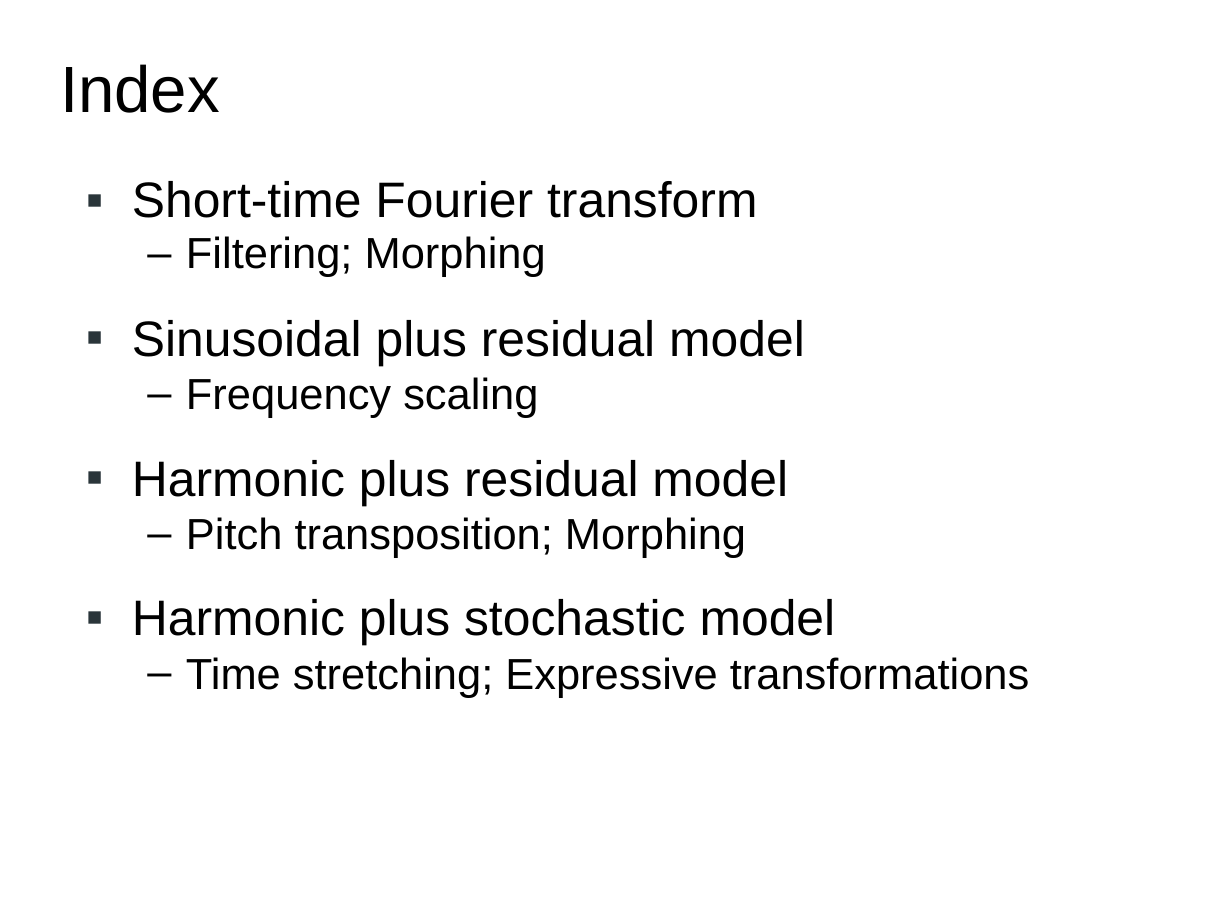
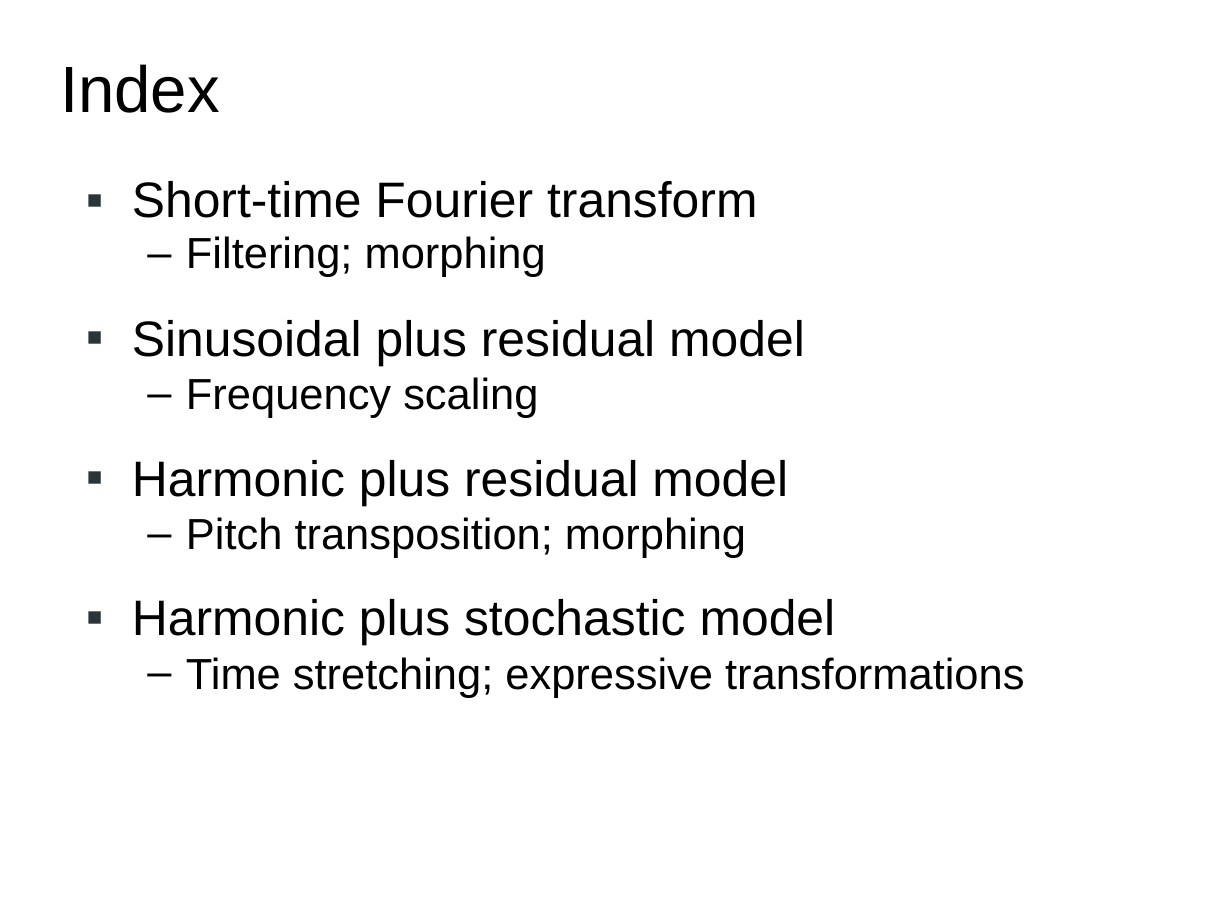
Before and after one commit to MTG/sms-tools, a slide deck: slide 2 of teaching-material/lectures/lect8-Sound-transformations/8-Sound-transformations.odp. Drawn at 1232x924 pixels with LibreOffice and Linux fonts; fonts in the diff are those of the drawing. Boxes give left, top, right and bottom in pixels: in the first picture for what was removed or moved away, otherwise in the second. Text is boxed around its words. In the diff, an @@ line names an element or a change of style, - is before the commit and + after.

```diff
--- a/teaching-material/lectures/lect8-Sound-transformations/8-Sound-transformations.odp
+++ b/teaching-material/lectures/lect8-Sound-transformations/8-Sound-transformations.odp
@@ text at (x1=186, y1=236, x2=546, y2=277): text changed @@
-  – Filtering; Morphing
+  – Filtering; morphing
@@ text at (x1=186, y1=517, x2=746, y2=558): text changed @@
-  – Pitch transposition; Morphing
+  – Pitch transposition; morphing
@@ text at (x1=186, y1=657, x2=1024, y2=698): text changed @@
-  – Time stretching; Expressive transformations
+  – Time stretching; expressive transformations
```
Also in this commit, not shown: 3 other slides changed, 14 other files.
